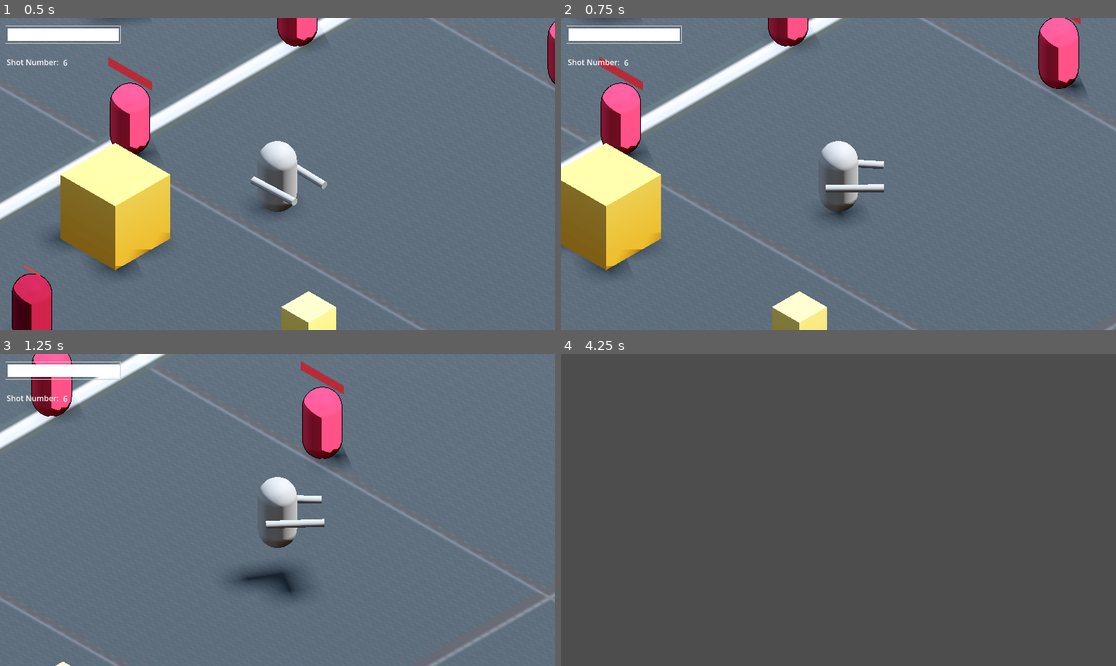
Above: before the commit, frames 1-4 (two rows, left to right).
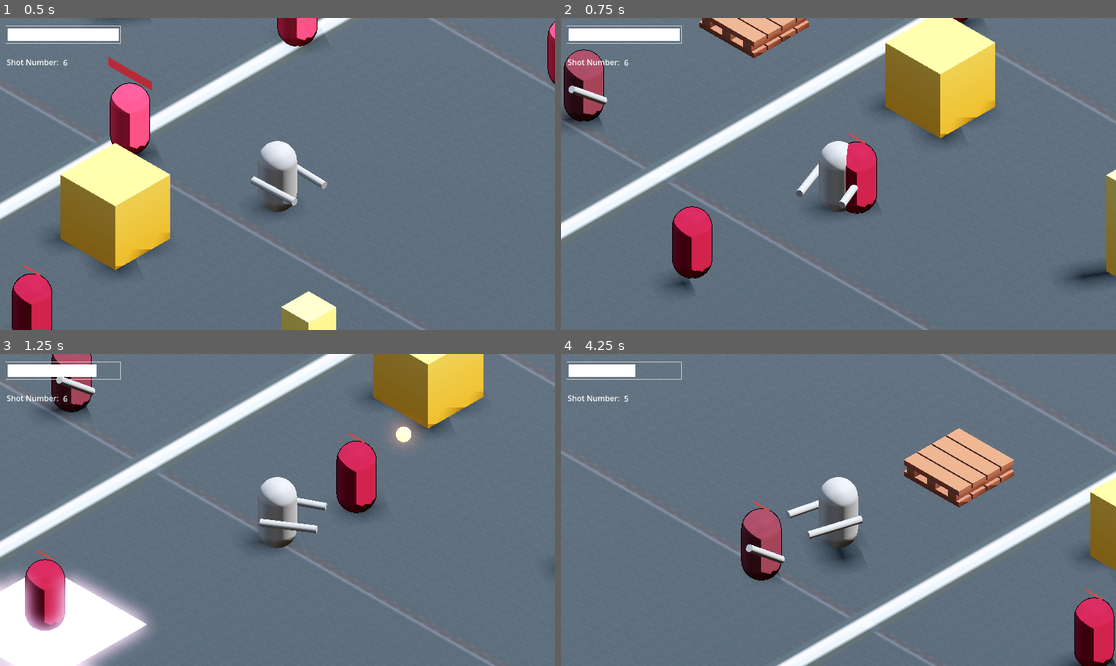
Above: after the commit, the same moments.

Repository: yashGhela/blame
Game: Godot game, scene res://levels/lab.tscn
The game is run twice, just before and just after one commit, with the same random seed, the same clock (stepped at 60 frames per second) and the same inputs. The project has no main scene, so this scene is started directly.
Inputs (mouse positions are in pixels of both pictures, inside the frame that each line leads up to):
- Up to frame 1 (0.5 s): no input
- Up to frame 2 (0.75 s): tap Enter at 0.5 s; move the mouse to (960, 158) at 0.52 s; hold D (right) from 0.53 s (still down); tap Q (snap) at 0.6 s
- Up to frame 3 (1.25 s): keep holding D (right); tap Space (jump) at 0.77 s
- Up to frame 4 (4.25 s): move the mouse to (727, 525) at 1.27 s; release D (right) at 1.28 s; hold S (back) 1.28-2.03 s; right-click (727, 525) at 1.35 s; tap Space (jump) at 1.52, 3.02, 3.77 s; tap Q (snap) every 0.75 s from 1.55 to 3.8 s; move the mouse to (894, 441) at 2.02 s; hold D (right) 2.03-2.78 s; tap F (fire) at 2.1 s; move the mouse to (810, 572) at 2.77 s; hold W (forward) 2.78-3.53 s; click (810, 572) at 2.85 s; move the mouse to (1005, 556) at 3.52 s; hold A (left) from 3.53 s (still down); hold E (interact) from 3.53 s (still down)

Frame 1 is identical in both runs. In frame 2, 29% of the frame differs, in the area x 0-100%, y 0-100%; in frame 3, 24%; in frame 4, 99%.
Error before the commit: Invalid access to property or key 'global_position' on a base object of type 'SubViewport'. (res://scripts/enemy_detector.gd:37)
Error after the commit: Invalid access to property or key 'global_position' on a base object of type 'SubViewport'. (res://scripts/enemy_detector.gd:20)

Commit message:
i am getting my ass eaten by enemy states this time around man damn

Diff:
--- a/gameplay-elements/baton.tscn
+++ b/gameplay-elements/baton.tscn
@@ -98,7 +98,7 @@
 [node name="AnimationPlayer" type="AnimationPlayer" parent="." unique_id=1408798050]
 libraries/ = SubResource("AnimationLibrary_wlegl")
 
-[node name="Sprite3D" type="Sprite3D" parent="." unique_id=1611662443 groups=["Enemy", "Roamer"]]
+[node name="Sprite3D" type="Sprite3D" parent="." unique_id=1611662443]
 transform = Transform3D(0.33, 0, 0, 0, 0.33, 0, 0, 0, 0.33, 0, 1.1932182, 0)
 texture = SubResource("ViewportTexture_kjh3y")
 
@@ -121,8 +121,9 @@
 script = ExtResource("7_6kj7b")
 enemy = NodePath("../..")
 
-[node name="Chase" type="Node" parent="StateMachine" unique_id=1468216925]
+[node name="Chase" type="Node" parent="StateMachine" unique_id=1468216925 node_paths=PackedStringArray("enemy")]
 script = ExtResource("8_mglrk")
+enemy = NodePath("../..")
 
 [node name="Attack" type="Node" parent="StateMachine" unique_id=139587114]
 script = ExtResource("9_mglrk")
--- a/gameplay-elements/pincer.tscn
+++ b/gameplay-elements/pincer.tscn
@@ -164,7 +164,7 @@
 [node name="pincer" type="CharacterBody3D" unique_id=2139333681 groups=["Enemy", "Pincer"]]
 script = ExtResource("1_f6ek2")
 
-[node name="MeshInstance3D" type="MeshInstance3D" parent="." unique_id=1902865765 groups=["Enemy", "Pincer"]]
+[node name="MeshInstance3D" type="MeshInstance3D" parent="." unique_id=1902865765]
 mesh = SubResource("CapsuleMesh_6yjpq")
 surface_material_override/0 = SubResource("ShaderMaterial_1bibk")
 
--- a/scripts/baton/chase.gd
+++ b/scripts/baton/chase.gd
@@ -5,3 +5,34 @@
 var wander_time:float
 var player:CharacterBody3D
 @export var move_speed:=6.0
+
+
+func enter():
+	print("Entering chase state")
+
+	player =get_tree().get_first_node_in_group("Player")
+
+
+
+func physics_update(_delta:float):
+
+	print("chasing")
+
+	var current_location = enemy.global_transform.origin
+	var next_location = enemy.navagent.get_next_path_position()
+	print(next_location)
+	var new_velocity = (next_location-current_location).normalized() * move_speed
+	enemy.mv= new_velocity.move_toward(new_velocity,.25)
+
+	var distance = enemy.global_position.distance_to(player.global_position)
+
+	if distance > 7.0:
+		Transitioned.emit(self, "Idle")
+		return
+
+	if distance<1.0:
+		Transitioned.emit(self,"Attack")
+		return
+
+	var direction = (player.global_position - enemy.global_position).normalized()
+	direction.y = 0
--- a/scripts/enemy_detector.gd
+++ b/scripts/enemy_detector.gd
@@ -34,10 +34,11 @@
 		if enemy == null:
 			continue
 
-		var distance := player_combat_system.global_position.distance_squared_to(enemy.global_position)
+		if enemy is CharacterBody3D:
+			var distance := player_combat_system.global_position.distance_squared_to(enemy.global_position)
 
-		if distance > furthest_distance:
-			furthest_distance = distance
-			furthest = enemy
+			if distance > furthest_distance:
+				furthest_distance = distance
+				furthest = enemy
 
 	return furthest
--- a/scripts/pincer.gd
+++ b/scripts/pincer.gd
@@ -41,6 +41,6 @@
 func get_knockback(direction, force,damage):
 	health-=damage
 	kv =  direction.normalized() * force
-	ap.play("flash")
+	#ap.play("flash")
 	await get_tree().create_timer(0.5).timeout
 	kv = Vector3.ZERO
